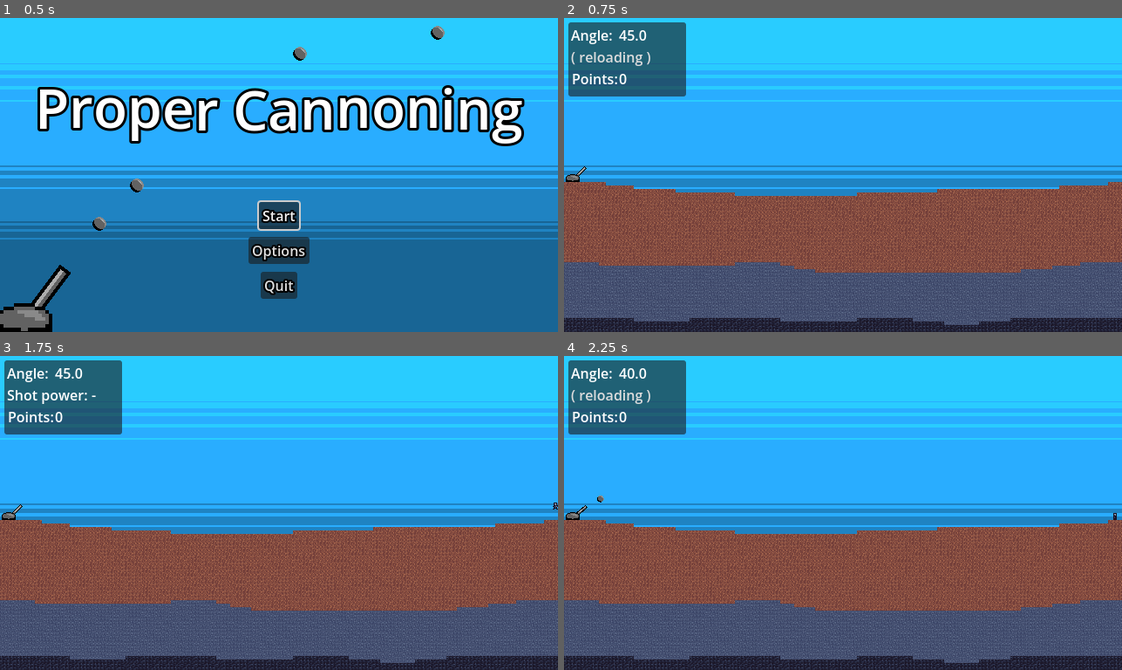
Above: before the commit, frames 1-4 (two rows, left to right).
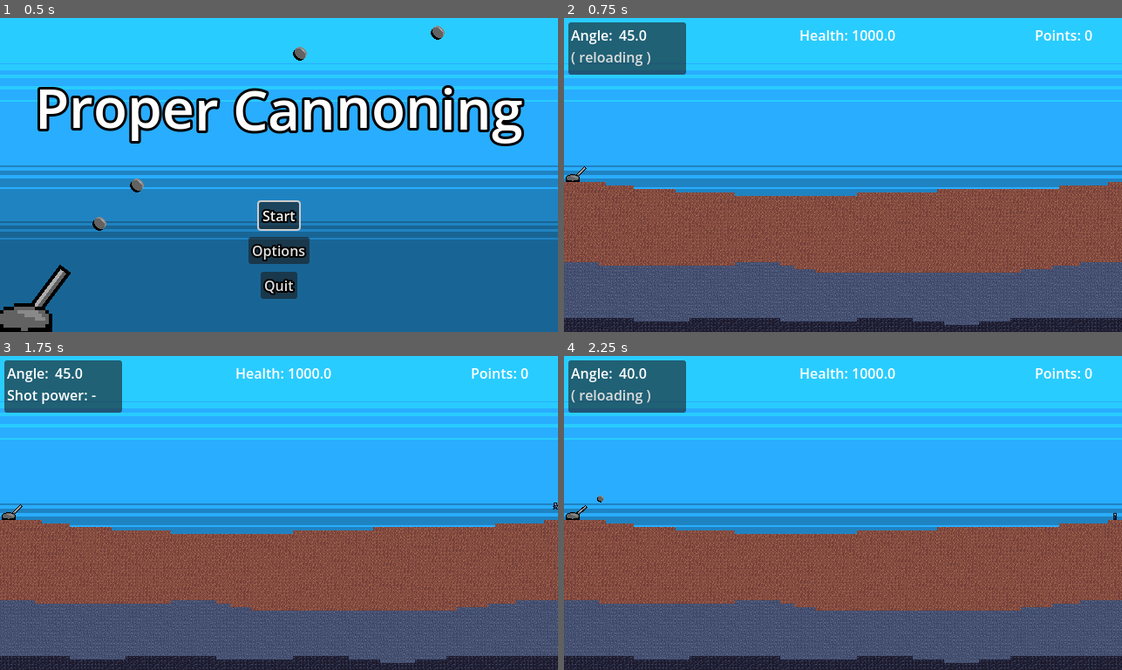
Above: after the commit, the same moments.

Repository: hunttis/ld-60
Game: Godot game, scene res://assets/scenes/master.tscn
Same seed, same stepped clock (60 frames per second), same inputs: the game is played once before the commit and once after it.
Inputs (mouse positions are in pixels of both pictures, inside the frame that each line leads up to):
- Up to frame 1 (0.5 s): no input
- Up to frame 2 (0.75 s): click "Start" at 0.5 s
- Up to frame 3 (1.75 s): tap Enter at 1.25 s; move the mouse to (401, 497) at 1.27 s; hold Shift (angle_finesse_modifier) from 1.28 s (still down)
- Up to frame 4 (2.25 s): tap Space (shoot) at 2 s; move the mouse to (731, 528) at 2.02 s; release Shift (angle_finesse_modifier) at 2.03 s; tap Right (lower_cannon_angle) at 2.1 s

Frame 1 is identical in both runs. In frame 2, 1.9% of the frame differs, in the area x 0-95%, y 3-25%; in frame 3, 1.9%; in frame 4, 1.9%.

Commit message:
Player takes damage properly; health shown

Diff:
--- a/assets/autoloads/events.gd
+++ b/assets/autoloads/events.gd
@@ -11,6 +11,7 @@
 
 signal set_start_values
 
+signal player_damaged(health: float)
 signal player_died
 signal enemy_died(enemy: Enemy)
 
--- a/assets/game_manager.gd
+++ b/assets/game_manager.gd
@@ -10,12 +10,15 @@
 
 var points: int = 0
 var wave: int = 1
-@onready var points_value = $"../CannonParametersPanel/PointsLabel/PointsValue"
-
+@onready var points_value = $"../PointsContainer/PointsValue"
+@onready var health_value = $"../HealthContainer/HealthValue"
+@onready var player = $"../Player"
 
 func _ready():
   Events.enemy_died.connect(_on_enemy_died)
+  Events.player_damaged.connect(_on_player_damaged)
   points_value.text = str(points)
+  health_value.text = str(player.start_health)
 
 func _spawn_floating_text(text: String, position: Vector2) -> void:
   var floater = FloatingTextComponent.create()
@@ -25,6 +28,10 @@
 func _add_points(value: int) -> void:
   points += value
   points_value.text = str(points)
+
+func _on_player_damaged(remaining_health: float) -> void:
+  _add_points(-2)
+  health_value.text = str(remaining_health)
 
 # Runs before the enemy is freed, so its position and values are still valid
 func _on_enemy_died(enemy: Enemy) -> void:
--- a/assets/scenes/game.tscn
+++ b/assets/scenes/game.tscn
@@ -21,7 +21,7 @@
 offset_left = 5.0
 offset_top = 5.0
 offset_right = 140.0
-offset_bottom = 90.0
+offset_bottom = 65.0
 
 [node name="AngleLabel" type="Label" parent="CannonParametersPanel" unique_id=1034256158]
 layout_mode = 0
@@ -64,20 +64,6 @@
 offset_right = 127.0
 offset_bottom = 25.0
 
-[node name="PointsLabel" type="Label" parent="CannonParametersPanel" unique_id=387087511]
-layout_mode = 0
-offset_left = 4.0
-offset_top = 53.0
-offset_right = 57.0
-offset_bottom = 76.0
-text = "Points:"
-
-[node name="PointsValue" type="Label" parent="CannonParametersPanel/PointsLabel" unique_id=1234307120]
-layout_mode = 0
-offset_left = 54.0
-offset_right = 121.0
-offset_bottom = 23.0
-
 [node name="Player" parent="." unique_id=71792886 instance=ExtResource("1_cb66b")]
 position = Vector2(10, 188)
 
@@ -112,3 +98,29 @@
 
 [node name="PauseMenu" parent="." unique_id=1029933016 instance=ExtResource("10_k2t1h")]
 visible = false
+
+[node name="HealthContainer" type="HBoxContainer" parent="." unique_id=1197349271]
+offset_left = 270.0
+offset_right = 370.0
+offset_bottom = 40.0
+
+[node name="HealthLabel" type="Label" parent="HealthContainer" unique_id=1649844261]
+layout_mode = 2
+text = "Health:"
+
+[node name="HealthValue" type="Label" parent="HealthContainer" unique_id=1454596085]
+layout_mode = 2
+text = "—"
+
+[node name="PointsContainer" type="HBoxContainer" parent="." unique_id=119879873]
+offset_left = 540.0
+offset_right = 640.0
+offset_bottom = 40.0
+
+[node name="PointsLabel" type="Label" parent="PointsContainer" unique_id=387087511]
+layout_mode = 2
+text = "Points:"
+
+[node name="PointsValue" type="Label" parent="PointsContainer" unique_id=1234307120]
+layout_mode = 2
+text = "—"
--- a/assets/scenes/player/player.gd
+++ b/assets/scenes/player/player.gd
@@ -4,15 +4,14 @@
 
 @onready var health: float = start_health
 
-func _on_turret_hurt_box_body_entered(body: Enemy) -> void:
+func _on_turret_hurt_box_body_entered(enemy: Enemy) -> void:
   # we should only get enemies here (because of collision masks)
-  body.point_value *= -2
-  take_damage(body)
-  body.die()
+  take_damage(enemy)
+  enemy.queue_free()
 
 func take_damage(enemy: Enemy):
-  # replace with separate property for enemies ("damage") later
-  health -= enemy.stats.max_health
+  health -= enemy.stats.damage
+  Events.player_damaged.emit(health)
   if (health <= 0):
     Events.player_died.emit()
     queue_free()
